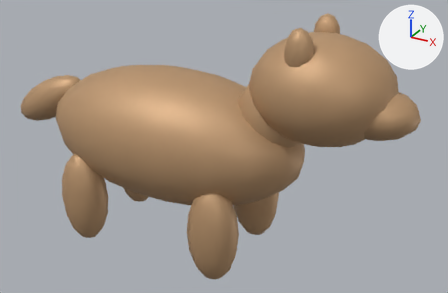
What one commit did to the glTF model public/models/starters/dog.glb.
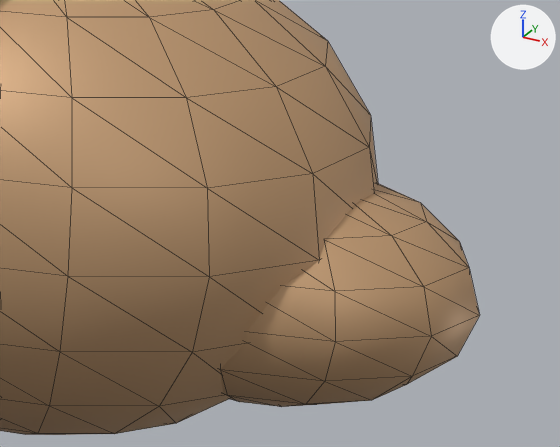
There are two pictures of each version: one whole from a 50 mm lens placed at (1.322, -1.966, 0.975), pointed at (0.214, 0.048, -0.032), one close up on the part from 70% to 98% of the width and 18% to 51% of the height. Every picture has the same lights, and +X, +Y and +Z are marked at upper right. The last two pictures show the newer version. The close-ups show mesh edges as thin lines.

Objects in the first close-up: 'Head', 'Snout'.
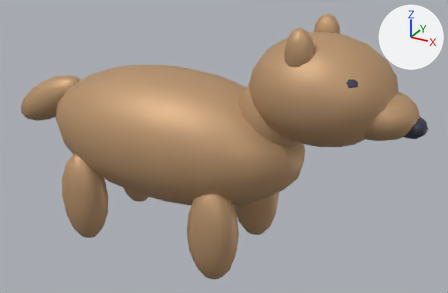
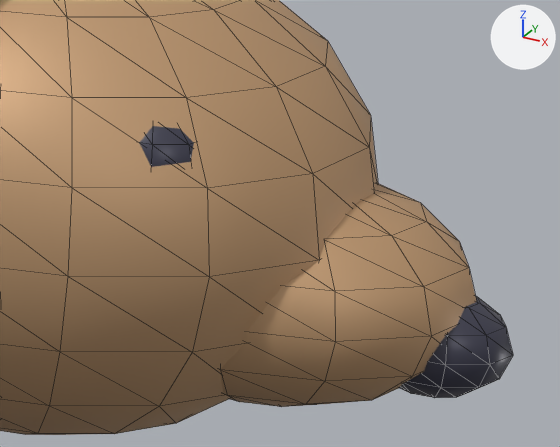
Boxes [x1, y1, x2, y2] around the edits, measured in the close-ups (560 x 447 px):
'Nose', added
    after: [399, 296, 513, 398]
'EyeLeft', added
    after: [139, 126, 194, 167]

Patch to the scene script:
```diff
--- a/public/models/starters/dog.glb.py
+++ b/public/models/starters/dog.glb.py
@@ mat_face_dark @@
+mat_face_dark = principled_material('Face Dark')
+mat_face_dark.base_color = (0.05, 0.05, 0.08)  # greyish blue #3f3f50
+mat_face_dark.metallic = 0.2
+mat_face_dark.roughness = 0.4
@@ me_nose @@
+me_nose.from_pydata(...)  # 57 vertices, 100 faces; spans x 0.8899..1.0001, y -0.0424..0.0424, z 0.1723..0.2527
+me_nose.materials.append(mat_face_dark)  # greyish blue #3f3f50
@@ me_eyeleft @@
+me_eyeleft.from_pydata(...)  # 55 vertices, 100 faces; spans x 0.7064..0.8056, y -0.1572..-0.0808, z 0.3168..0.3972
+me_eyeleft.materials.append(mat_face_dark)  # greyish blue #3f3f50
@@ ob_nose @@
+ob_nose = bpy.data.objects.new('Nose', me_nose)
+ob_nose.location = (0.0, 0.0, 0.0)
@@ ob_eyeleft @@
+ob_eyeleft = bpy.data.objects.new('EyeLeft', me_eyeleft)
+ob_eyeleft.location = (0.0, 0.0, 0.0)
```
